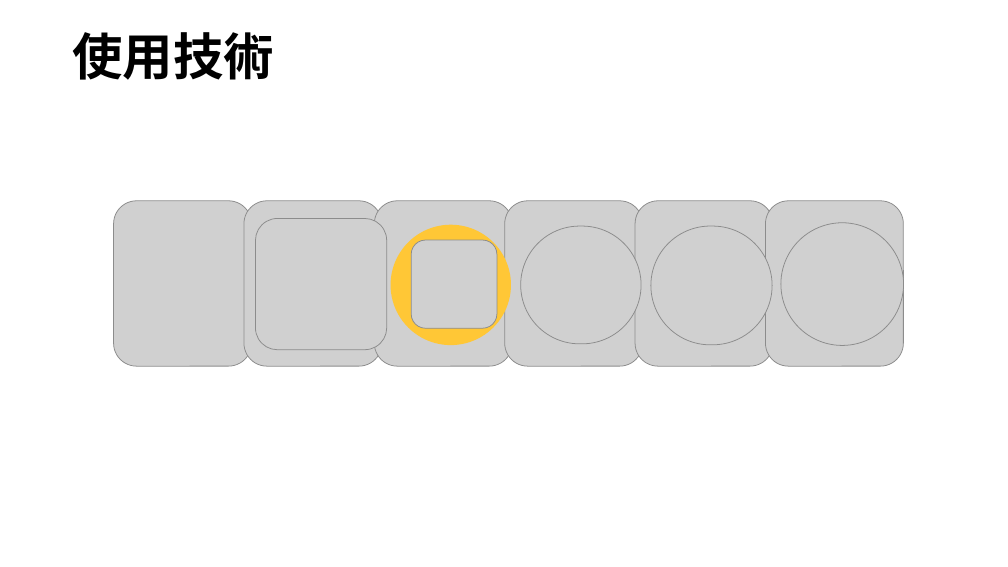
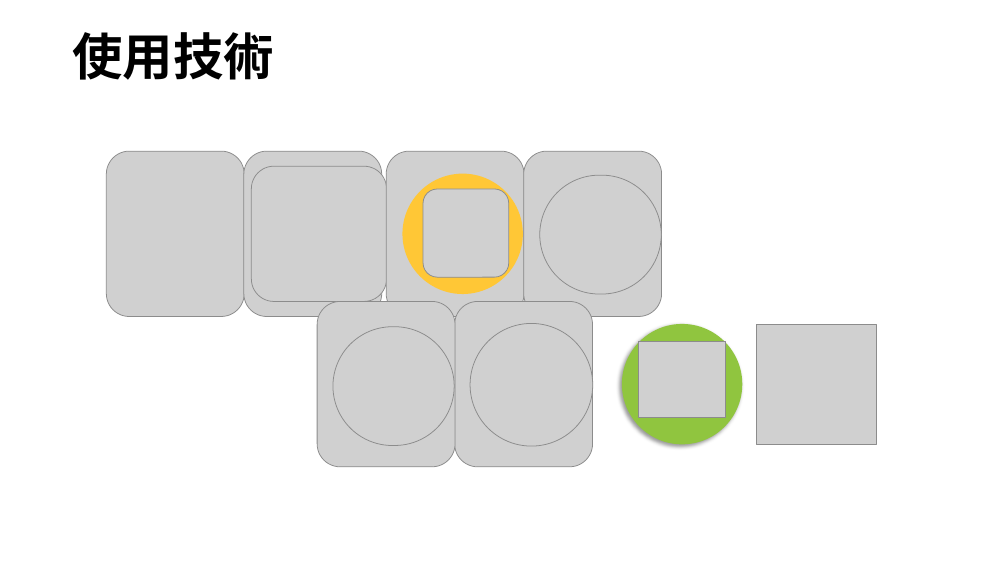
Before and after one commit to MFEE18-NO-8/MFEE18_NO8, a slide deck: slide 6 of ppt/第八組大專簡報.pptx (slide 5 before the commit). Drawn at 1008x567 pixels with LibreOffice and Linux fonts; fonts in the diff are those of the drawing; grey boxes stand for pictures; background and template pictures are left out. Boxes give left, top, right and bottom in pixels: in the first picture for what was removed or moved away, otherwise in the second. Text is boxed around its words. In the diff, an @@ line names an element or a change of style, - is before the commit and + after.

```diff
--- a/ppt/第八組大專簡報.pptx
+++ b/ppt/第八組大專簡報.pptx
@@ picture: place and size @@
-picture at <box>113,201,251,367</box>
+picture at <box>107,151,244,317</box>
@@ picture: place and size @@
-picture at <box>244,201,382,367</box>
+picture at <box>244,151,382,317</box>
@@ picture: place and size @@
-picture at <box>256,219,387,350</box>
+picture at <box>252,166,387,302</box>
@@ 2 pictures, 1 ellipse: place and size @@
-2 pictures, 1 ellipse at <box>374,201,512,367</box>
+2 pictures, 1 ellipse at <box>386,151,524,317</box>
@@ picture: place and size @@
-picture at <box>505,201,643,367</box>
+picture at <box>524,151,662,317</box>
@@ picture: place and size @@
-picture at <box>521,226,641,344</box>
+picture at <box>540,175,662,294</box>
@@ picture: place and size @@
-picture at <box>635,201,773,367</box>
+picture at <box>318,302,455,467</box>
@@ picture: place and size @@
-picture at <box>651,226,772,345</box>
+picture at <box>333,327,454,445</box>
@@ picture: place and size @@
-picture at <box>766,201,904,367</box>
+picture at <box>454,302,592,467</box>
@@ picture: place and size @@
-picture at <box>781,223,904,346</box>
+picture at <box>470,324,593,446</box>
@@ ellipse added at <box>622,324,743,445</box>, fill #90C53F @@
@@ picture added at <box>756,324,876,445</box> @@
@@ picture added at <box>639,342,726,418</box> @@
```
Also in this commit, not shown: 2 other slides changed, 1 slide added, 8 other files.
